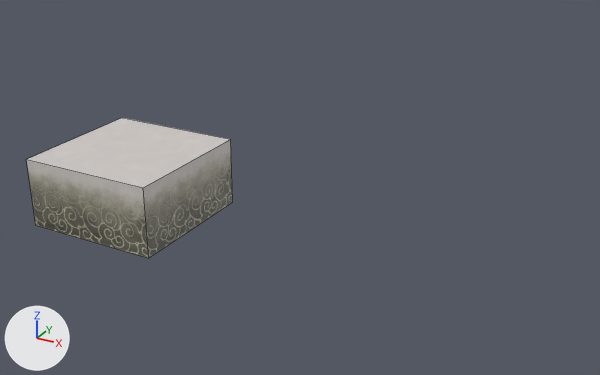
The FBX model Assets/Resources/Chunk/Terrain.fbx: old version first, new version second.
Before and after are seen from a 50 mm camera at (18.3, -31.1, 13.0) aimed at (3.4, -4.0, -0.6). Every picture has the same lights, and +X, +Y and +Z are marked at lower left. Mesh edges are drawn as thin lines. Where no turn or scale is listed for an object, it has been applied to the vertices.

The first picture shows 'Ground'.
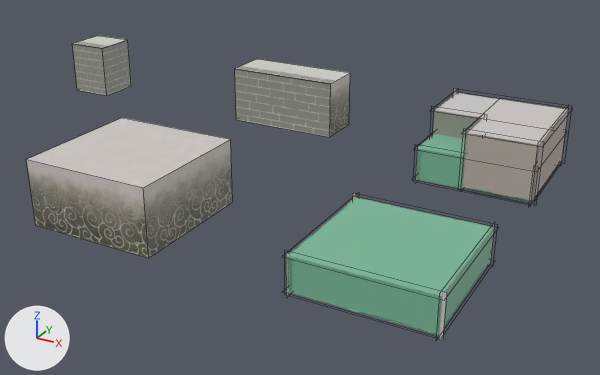
What differs and where, as boxes [x1, y1, x2, y2] in the pictures (600 x 375 px):
```json
{"object": "Water", "change": "added", "after": [286, 193, 494, 340], "on screen": "green"}
{"object": "StoneEdge-2", "change": "added", "after": [415, 89, 569, 206]}
{"object": "StoneEdge-0", "change": "added", "after": [235, 59, 350, 137], "faces in mat_mat_ss_stoneedge (picture img_tex_ss_stoneedge_png)": [235, 59, 349, 137], "faces in mat_mat_ss_section (picture img_tex_ss_section_png)": [330, 73, 350, 137]}
{"object": "StoneEdge-1", "change": "added", "after": [72, 36, 131, 95]}
```

The change, as JSON lines over the scene's bpy script:
```json
{"op": "add", "block": "img_tex_ss_stoneedge_png", "code": ["img_tex_ss_stoneedge_png = load_image('Tex_SS_StoneEdge.png', 'Materials/Textures/Tex_SS_StoneEdge.png', 2048, 2048, 'sRGB')"]}
{"op": "add", "block": "mat_mat_ss_stoneedge", "code": ["mat_mat_ss_stoneedge = principled_material('Mat_SS_StoneEdge')", "mat_mat_ss_stoneedge.texture = img_tex_ss_stoneedge_png  # with its transparency"]}
{"op": "add", "block": "me_cube_001", "code": ["me_cube_001 = bpy.data.meshes.new('Cube.001')", "me_cube_001.from_pydata(...)  # 8 vertices, 6 faces; spans x -2.5..2.5, y 0.5..2.5, z 0.0..2.5", "# faces by material slot: [4, 2]", "me_cube_001.materials.append(mat_mat_ss_section)  # picture img_tex_ss_section_png", "me_cube_001.materials.append(mat_mat_ss_stoneedge)  # picture img_tex_ss_stoneedge_png"]}
{"op": "add", "block": "me_cube_010", "code": ["me_cube_010 = bpy.data.meshes.new('Cube.010')", "me_cube_010.from_pydata(...)  # 24 vertices, 6 faces; spans x -2.5..2.5, y -2.5..2.5, z 0.0..1.5", "me_cube_010.materials.append(mat_terrain)  # picture img_tex_terrain_png"]}
{"op": "add", "block": "me_cube_008", "code": ["me_cube_008 = bpy.data.meshes.new('Cube.008')", "me_cube_008.from_pydata(...)  # 56 vertices, 15 faces; spans x -2.5..2.5, y -2.5..2.5, z -0.1..2.5", "me_cube_008.materials.append(mat_terrain)  # picture img_tex_terrain_png"]}
{"op": "add", "block": "me_cube_002", "code": ["me_cube_002 = bpy.data.meshes.new('Cube.002')", "me_cube_002.from_pydata(...)  # 8 vertices, 6 faces; spans x -2.5..-0.5, y 0.5..2.5, z 0.0..2.5", "# faces by material slot: [3, 3]", "me_cube_002.materials.append(mat_mat_ss_section)  # picture img_tex_ss_section_png", "me_cube_002.materials.append(mat_mat_ss_stoneedge)  # picture img_tex_ss_stoneedge_png"]}
{"op": "add", "block": "ob_stoneedge_0", "code": ["ob_stoneedge_0 = bpy.data.objects.new('StoneEdge-0', me_cube_001)", "ob_stoneedge_0.location = (0.0, 0.0, 0.0)"]}
{"op": "add", "block": "ob_water", "code": ["ob_water = bpy.data.objects.new('Water', me_cube_010)", "ob_water.location = (10.0, -10.0, 0.0)"]}
{"op": "add", "block": "ob_stoneedge_2", "code": ["ob_stoneedge_2 = bpy.data.objects.new('StoneEdge-2', me_cube_008)", "ob_stoneedge_2.location = (10.0, 0.0, 0.0)"]}
{"op": "add", "block": "ob_stoneedge_1", "code": ["ob_stoneedge_1 = bpy.data.objects.new('StoneEdge-1', me_cube_002)", "ob_stoneedge_1.location = (-10.0, 0.0, 0.0)"]}
```
